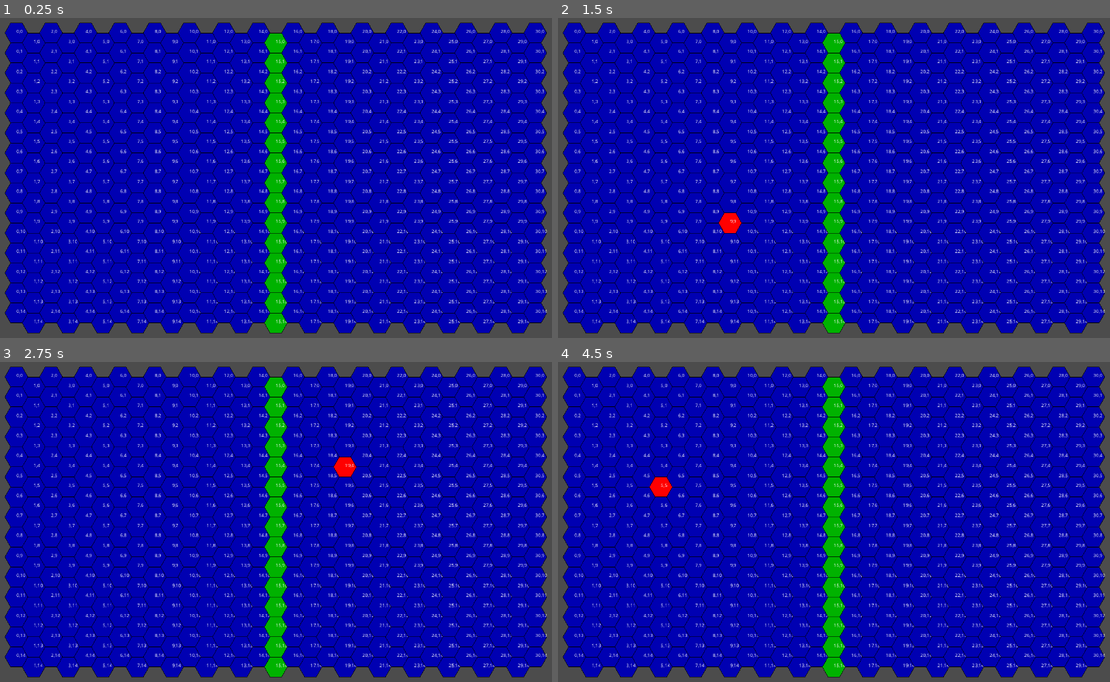
Above: before the commit, frames 1-4 (two rows, left to right).
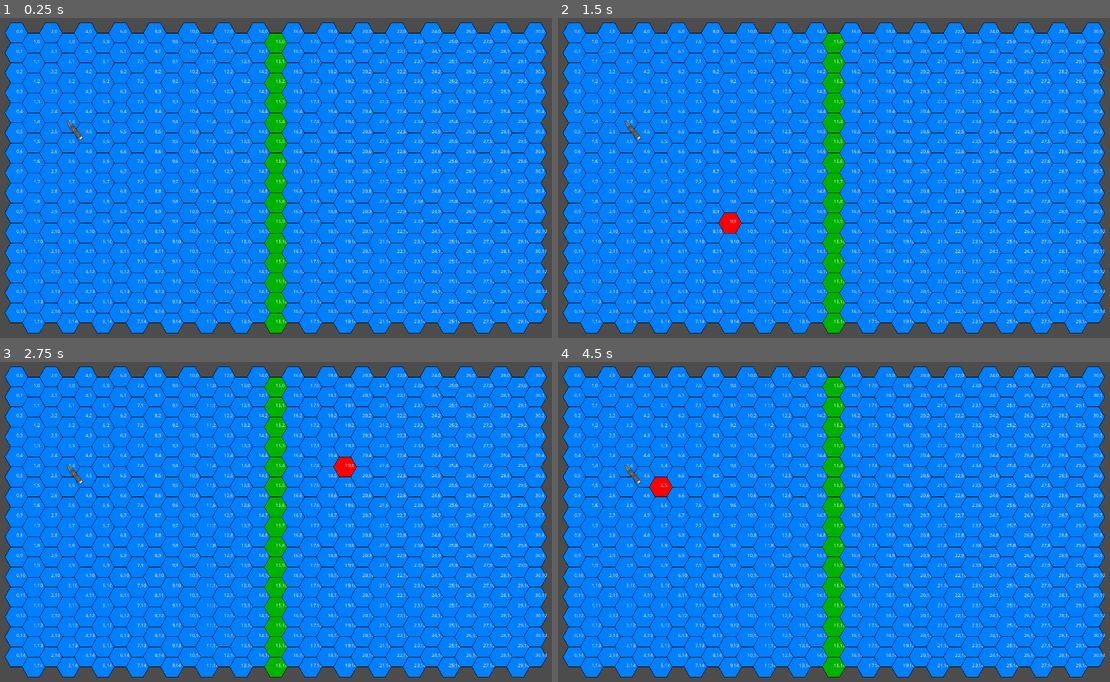
Above: after the commit, the same moments.

Repository: rsucco/flotilla
Game: Godot game, scene res://Root.tscn
Two runs of this game, one before a commit and one after it. Both use one fixed random seed, a clock stepped at 60 frames per second and the inputs below.
Inputs (mouse positions are in pixels of both pictures, inside the frame that each line leads up to):
- Up to frame 1 (0.25 s): no input
- Up to frame 2 (1.5 s): tap Enter at 0.5 s; move the mouse to (977, 174) at 0.52 s; click (977, 174) at 0.67 s; tap Space at 1.25 s; move the mouse to (729, 213) at 1.27 s; click (729, 213) at 1.42 s
- Up to frame 3 (2.75 s): tap Enter at 2 s; move the mouse to (347, 458) at 2.02 s; click (347, 458) at 2.17 s
- Up to frame 4 (4.5 s): tap Space at 2.75, 4.25 s; move the mouse to (817, 611) at 2.77 s; click (817, 611) at 2.92 s; tap Enter at 3.5 s; move the mouse to (1021, 595) at 3.52 s; click (1021, 595) at 3.67 s; move the mouse to (668, 483) at 4.27 s; click (668, 483) at 4.42 s

The runs differ from the first frame. In frame 1, 87% of the frame differs, in the area x 0-100%, y 1-99%; in frame 2, 87%; in frame 3, 87%; in frame 4, 87%.

Commit message:
Add skeleton of ship and corvette classes

Diff:
--- /dev/null
+++ b/Corvette.gd
@@ -0,0 +1,13 @@
+extends Ship
+
+class_name Corvette
+
+# Called when the node enters the scene tree for the first time.
+func _ready():
+	pass # Replace with function body.
+
+func init(direction, x, y):
+	.init(direction, x, y)
+	self.len_fore = 0
+	self.len_aft = 1
+	pass
--- a/Corvette.tscn
+++ b/Corvette.tscn
@@ -1,8 +1,9 @@
-[gd_scene load_steps=2 format=2]
+[gd_scene load_steps=3 format=2]
 
-[ext_resource path="res://corvette.png" type="Texture" id=1]
+[ext_resource path="res://Corvette.gd" type="Script" id=1]
+[ext_resource path="res://corvette.png" type="Texture" id=2]
 
-[node name="Corvette" type="Node2D"]
-
-[node name="Corvette" type="Sprite" parent="."]
-texture = ExtResource( 1 )
+[node name="Corvette" type="Sprite"]
+texture = ExtResource( 2 )
+offset = Vector2( 0, 20 )
+script = ExtResource( 1 )
--- a/Grid.gd
+++ b/Grid.gd
@@ -32,15 +32,15 @@
 
 # Returns the hex that borders a given hex in a given direction in degrees
 # Returns [-1, -1] for out of bounds
-func get_hex_neighbor(x, y, direction):
+func get_hex_neighbor(x, y, direction, length = 1):
 	var oddq_direction_differences = [ \
 		[[ 0, -1], [+1, -1], [+1,  0], [ 0, +1], [-1,  0], [-1, -1]], \
 		[[ 0, -1], [+1,  0], [+1, +1], [ 0, +1], [-1, +1], [-1,  0]], \
 	]
 	var parity = x & 1
 	var diff = oddq_direction_differences[parity][direction / 60]
-	var neighbor_x = x + diff[0]
-	var neighbor_y = y + diff[1]
+	var neighbor_x = x + diff[0] * length
+	var neighbor_y = y + diff[1] * length
 	if neighbor_y in range(15) and (neighbor_x in range(15) or neighbor_x in range(16, 31)):
 		return [neighbor_x, neighbor_y]
 	return [-1, -1]
--- a/Root.gd
+++ b/Root.gd
@@ -2,6 +2,7 @@
 
 var font
 var grid
+var corvette
 
 # Called when the node enters the scene tree for the first time.
 func _ready():
@@ -9,6 +10,9 @@
 	font.font_data = load("res://opensans.ttf")
 	font.size = 10
 	grid = Grid.new()
+	corvette = preload('res://Corvette.tscn').instance()
+	corvette.init(320, 3, 4)
+	add_child(corvette)
 
 func _draw():
 	var mouse_hex = grid.get_hex_from_coords(get_viewport().get_mouse_position())
@@ -20,7 +24,7 @@
 			elif grid.grid[x][y].is_land:
 				color = PoolColorArray([Color(0.0, 0.7, 0.0)])
 			else:
-				color = PoolColorArray([Color(0.0, 0.0, 0.7)])
+				color = PoolColorArray([Color(0.0, 0.5, 1.0)])
 			var hex_points = grid.get_hex_points(x, y)
 			draw_polygon(hex_points, color)
 			# Draw the border
--- a/Root.tscn
+++ b/Root.tscn
@@ -1,6 +1,5 @@
-[gd_scene load_steps=3 format=2]
+[gd_scene load_steps=2 format=2]
 
-[ext_resource path="res://corvette.png" type="Texture" id=1]
 [ext_resource path="res://Root.gd" type="Script" id=4]
 
 [node name="Root" type="Node2D"]
@@ -8,7 +7,3 @@
 
 [node name="Messenger" type="Node2D" parent="."]
 position = Vector2( 128, 86 )
-
-[node name="Corvette" type="Sprite" parent="."]
-visible = false
-texture = ExtResource( 1 )
--- /dev/null
+++ b/Ship.gd
@@ -0,0 +1,27 @@
+extends Sprite
+
+class_name Ship
+
+# Declare member variables here.
+var direction
+var len_fore
+var len_aft
+var x
+var y
+
+
+# Called when the node enters the scene tree for the first time.
+func _ready():
+	self.position = get_parent().grid.get_hex_center(self.x, self.y)
+	self.set_rotation_degrees(direction)
+	pass # Replace with function body.
+
+func init(direction, x, y):
+	self.direction = direction
+	self.x = x
+	self.y = y
+
+func get_occupied_tiles():
+	var occupied_tiles = [[x, y]]
+	for i in range(len_fore):
+		occupied_tiles.append(get_parent().grid.get_hex_neighbor(x, y, direction, i + 1))
--- /dev/null
+++ b/Ship.tscn
@@ -0,0 +1,6 @@
+[gd_scene load_steps=2 format=2]
+
+[ext_resource path="res://Ship.gd" type="Script" id=1]
+
+[node name="Ship" type="Sprite"]
+script = ExtResource( 1 )
--- a/project.godot
+++ b/project.godot
@@ -9,10 +9,20 @@
 config_version=4
 
 _global_script_classes=[ {
+"base": "Ship",
+"class": "Corvette",
+"language": "GDScript",
+"path": "res://Corvette.gd"
+}, {
 "base": "Object",
 "class": "Grid",
 "language": "GDScript",
 "path": "res://Grid.gd"
+}, {
+"base": "Sprite",
+"class": "Ship",
+"language": "GDScript",
+"path": "res://Ship.gd"
 }, {
 "base": "Object",
 "class": "Tile",
@@ -20,7 +30,9 @@
 "path": "res://Tile.gd"
 } ]
 _global_script_class_icons={
+"Corvette": "",
 "Grid": "",
+"Ship": "",
 "Tile": ""
 }
 
